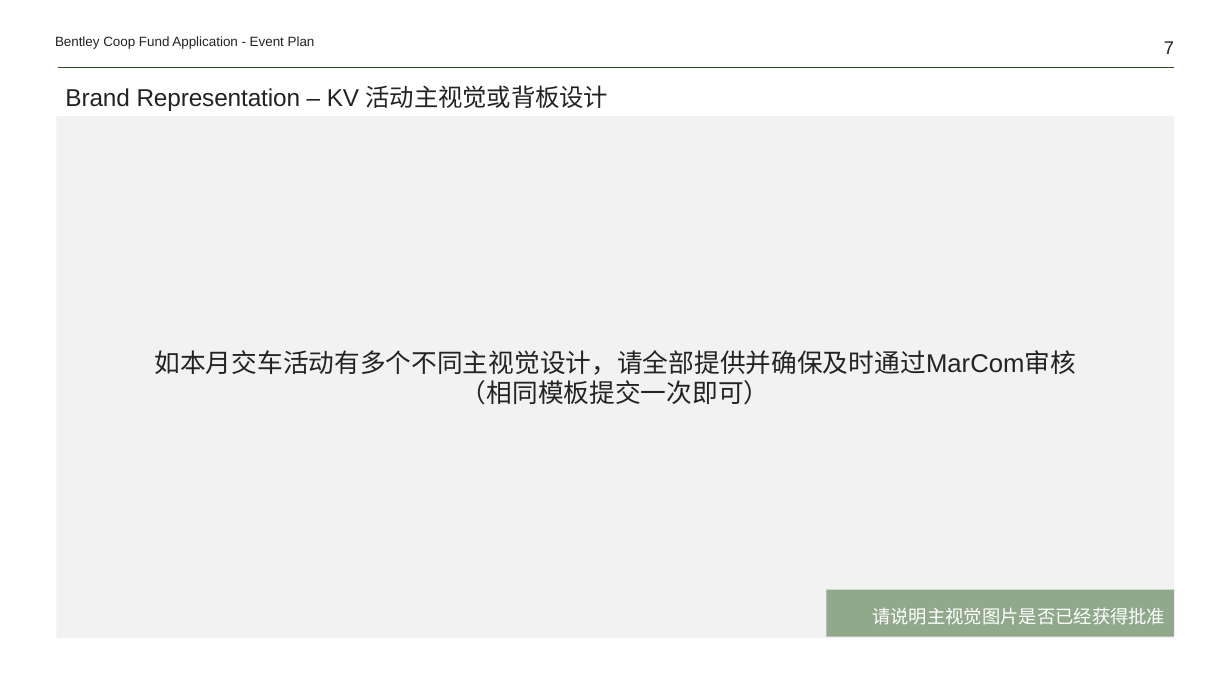
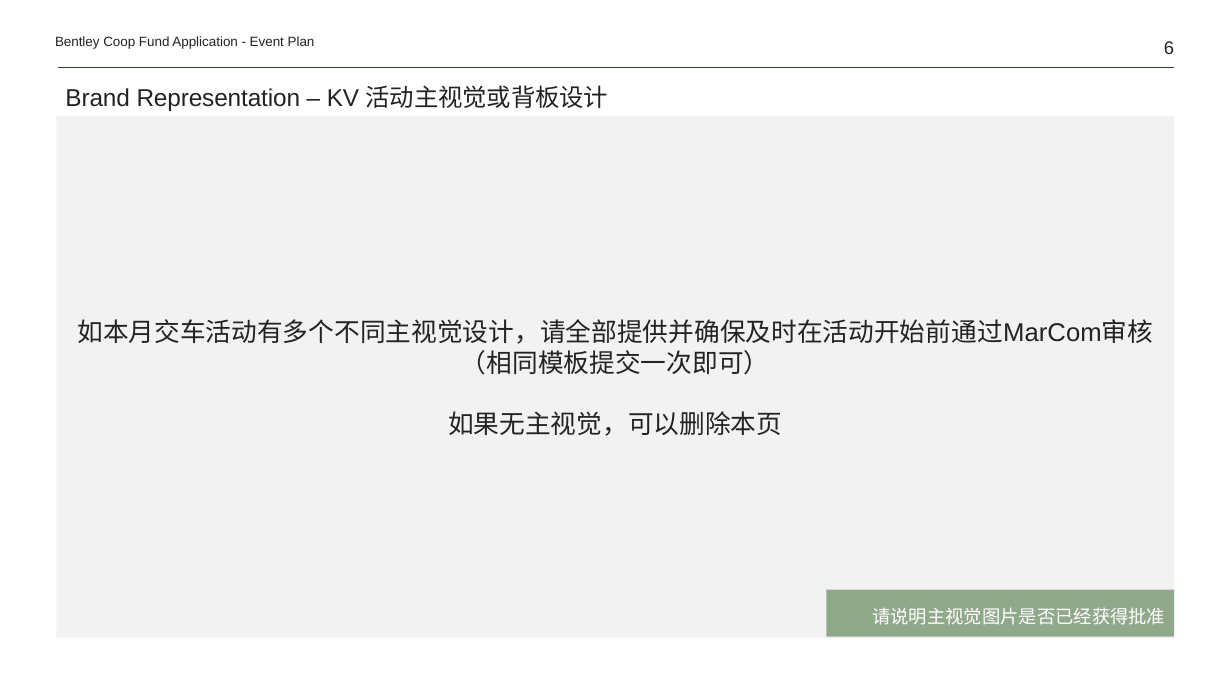
Before and after one commit to Yrtech-Tony/com.yrtech.Bentley.API.Upgrade, a slide deck: slide 6 of com.yrtech.bentleyAPI/com.yrtech.InventoryAPI/template/2022 Dealer Coop fund event plan template-handover ceremony.pptx (slide 7 before the commit). Drawn at 1232x693 pixels with LibreOffice and Linux fonts; fonts in the diff are those of the drawing. Boxes give left, top, right and bottom in pixels: in the first picture for what was removed or moved away, otherwise in the second. Text is boxed around its words. In the diff, an @@ line names an element or a change of style, - is before the commit and + after.

```diff
--- a/com.yrtech.bentleyAPI/com.yrtech.InventoryAPI/template/2022 Dealer Coop fund event plan template-handover ceremony.pptx
+++ b/com.yrtech.bentleyAPI/com.yrtech.InventoryAPI/template/2022 Dealer Coop fund event plan template-handover ceremony.pptx
@@ page number at bbox=[1164, 41, 1174, 54]: text changed @@
-7
+6
@@ text in rectangle at bbox=[77, 319, 1153, 344]: text changed @@
-如本月交车活动有多个不同主视觉设计，请全部提供并确保及时通过MarCom审核
+如本月交车活动有多个不同主视觉设计，请全部提供并确保及时在活动开始前通过MarCom审核
@@ text in rectangle at bbox=[448, 411, 782, 436]: paragraph added @@
+如果无主视觉，可以删除本页
```
Also in this commit, not shown: 5 other slides changed, 1 slide removed, 12 other files.
